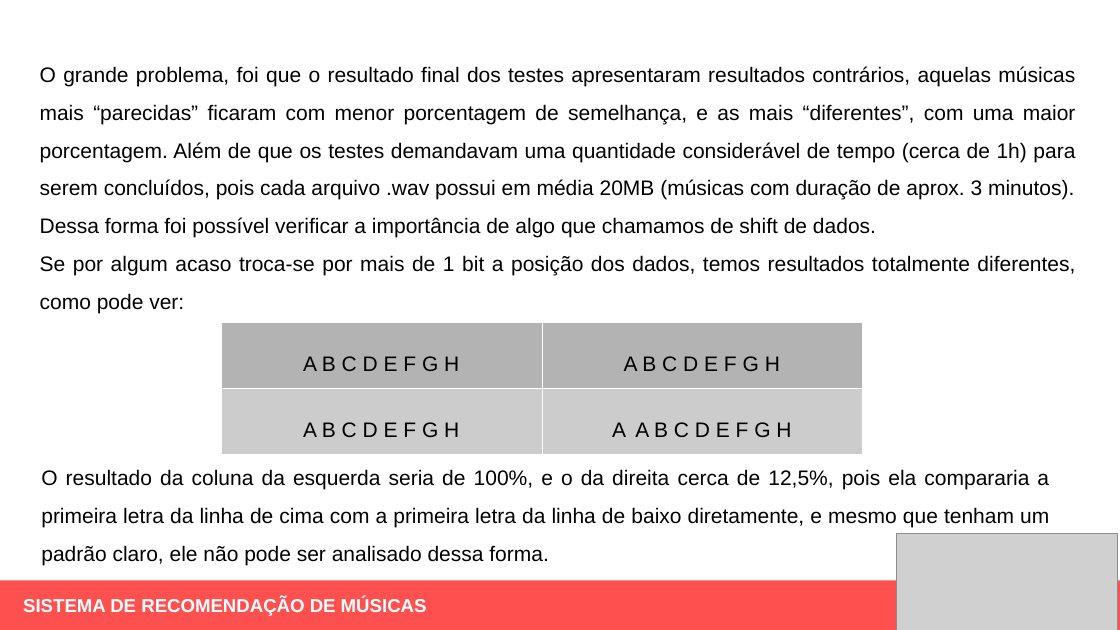
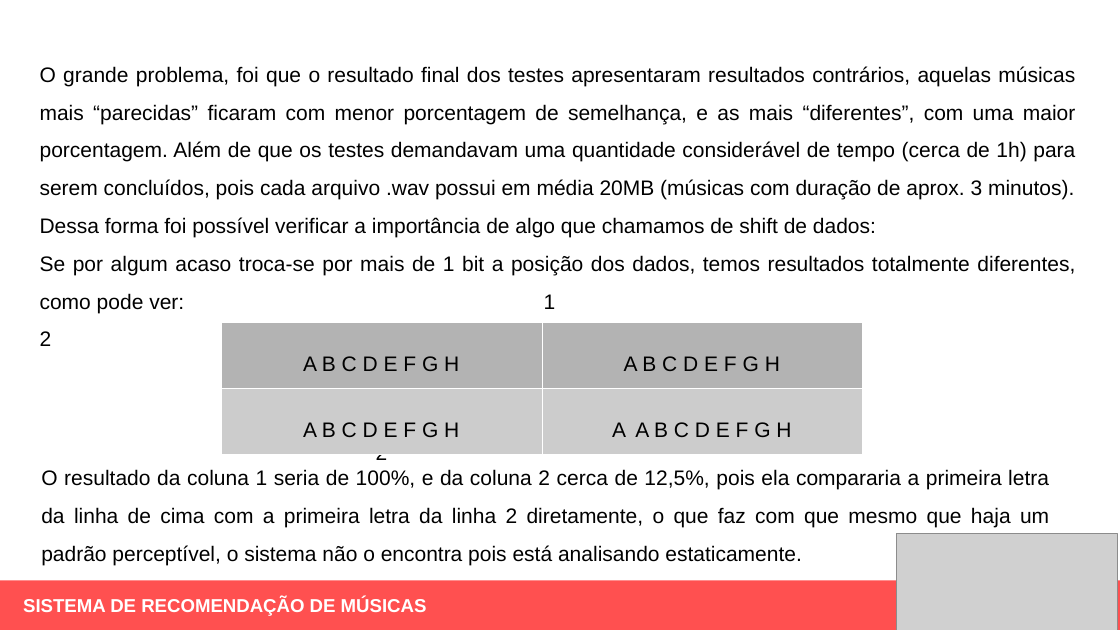
Before and after one commit to ItanuRomero/ICMusicBinary, a slide deck: slide 5 of 4aMostraEPE/MostraDigitalEPE_modelo-Pesquisa.pptx. Drawn at 1120x630 pixels with LibreOffice and Linux fonts; fonts in the diff are those of the drawing; grey boxes stand for pictures. Boxes give left, top, right and bottom in pixels: in the first picture for what was removed or moved away, otherwise in the second. Text is boxed around its words. In the diff, an @@ line names an element or a change of style, - is before the commit and + after.

Commit message:
update apresentação

```diff
--- a/4aMostraEPE/MostraDigitalEPE_modelo-Pesquisa.pptx
+++ b/4aMostraEPE/MostraDigitalEPE_modelo-Pesquisa.pptx
@@ text at [40, 217, 1075, 464]: text changed @@
-Dessa forma foi possível verificar a importância de algo que chamamos de shift de dados.
-Se por algum acaso troca-se por mais de 1 bit a posição dos dados, temos resultados totalmente diferentes, como pode ver:
+Dessa forma foi possível verificar a importância de algo que chamamos de shift de dados:
+Se por algum acaso troca-se por mais de 1 bit a posição dos dados, temos resultados totalmente diferentes, como pode ver: 1 2
+1
+2
@@ text at [41, 469, 1049, 565]: text changed @@
-O resultado da coluna da esquerda seria de 100%, e o da direita cerca de 12,5%, pois ela compararia a primeira letra da linha de cima com a primeira letra da linha de baixo diretamente, e mesmo que tenham um padrão claro, ele não pode ser analisado dessa forma.
+O resultado da coluna 1 seria de 100%, e da coluna 2 cerca de 12,5%, pois ela compararia a primeira letra da linha de cima com a primeira letra da linha 2 diretamente, o que faz com que mesmo que haja um padrão perceptível, o sistema não o encontra pois está analisando estaticamente.
```
Also in this commit, not shown: 1 other file.
